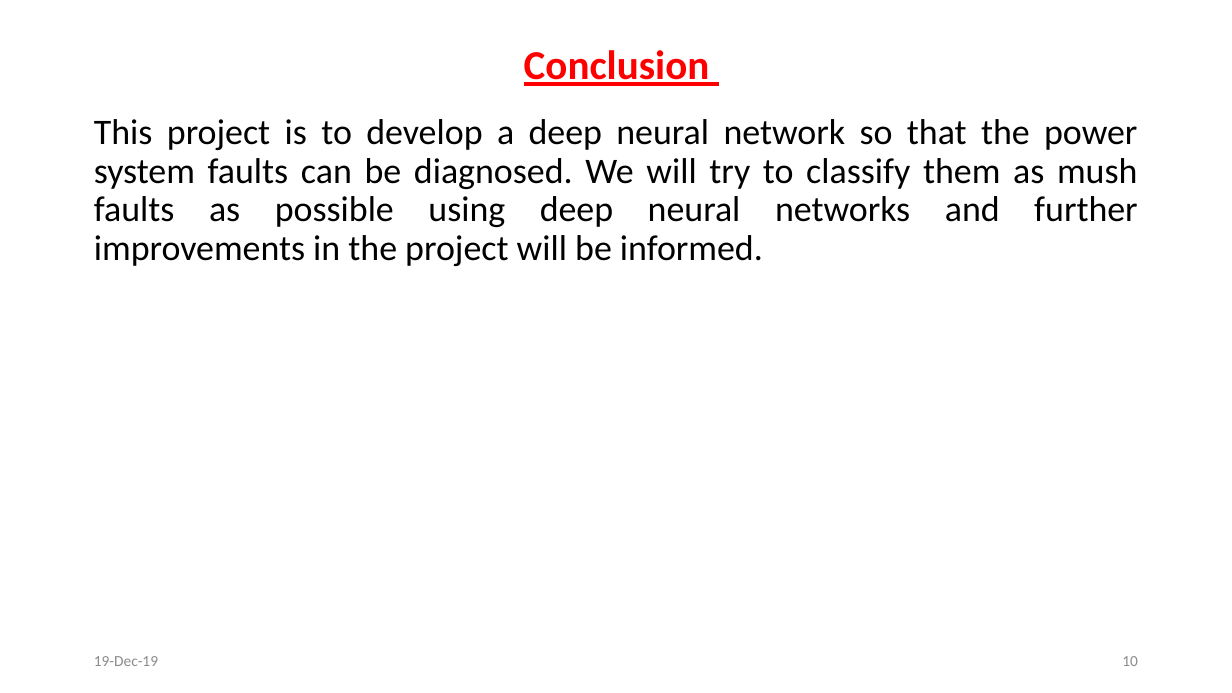
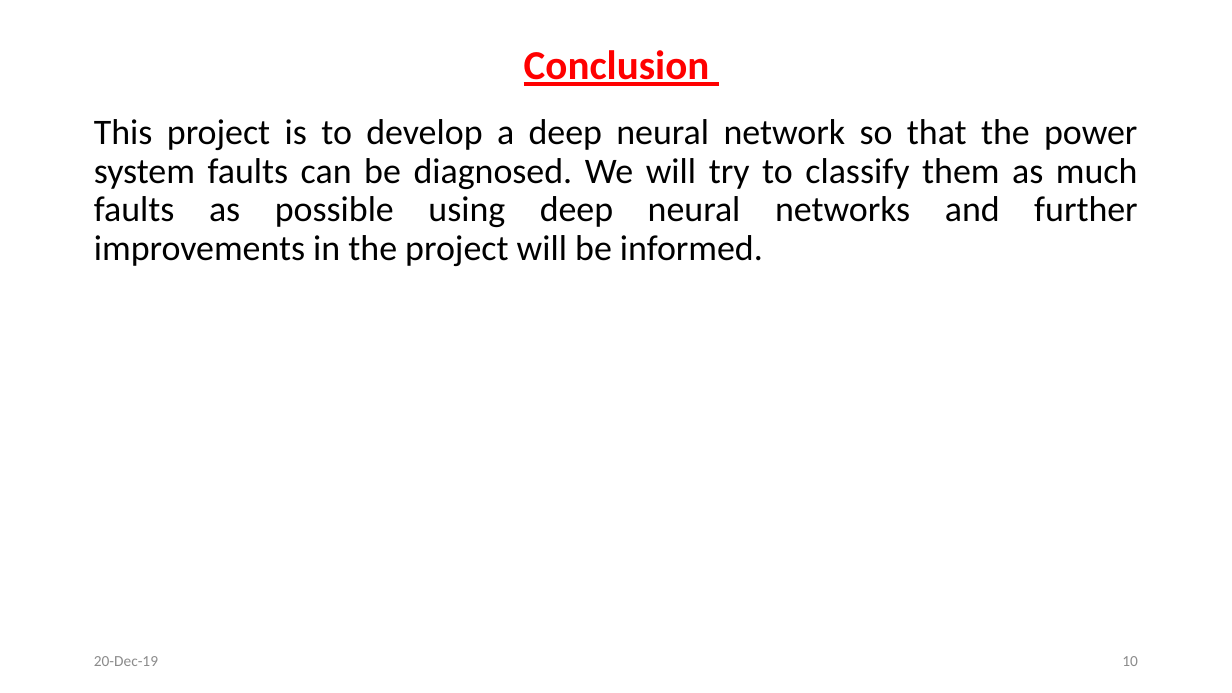
Before and after one commit to svec-final-year-project-eee/Project, a slide deck: slide 10 of First Review/First Oral Presentation.pptx. Drawn at 1232x693 pixels with LibreOffice and Linux fonts; fonts in the diff are those of the drawing. Boxes give left, top, right and bottom in pixels: in the first picture for what was removed or moved away, otherwise in the second. Text is boxed around its words. In the diff, an @@ line names an element or a change of style, - is before the commit and + after.

```diff
--- a/First Review/First Oral Presentation.pptx
+++ b/First Review/First Oral Presentation.pptx
@@ text at [94,119,1138,266]: text changed @@
-This project is to develop a deep neural network so that the power system faults can be diagnosed. We will try to classify them as mush faults as possible using deep neural networks and further improvements in the project will be informed.
+This project is to develop a deep neural network so that the power system faults can be diagnosed. We will try to classify them as much faults as possible using deep neural networks and further improvements in the project will be informed.
@@ text at [94,656,158,666]: text changed @@
-19-Dec-19
+20-Dec-19
```
Also in this commit, not shown: 12 other slides changed, 2 other files.
